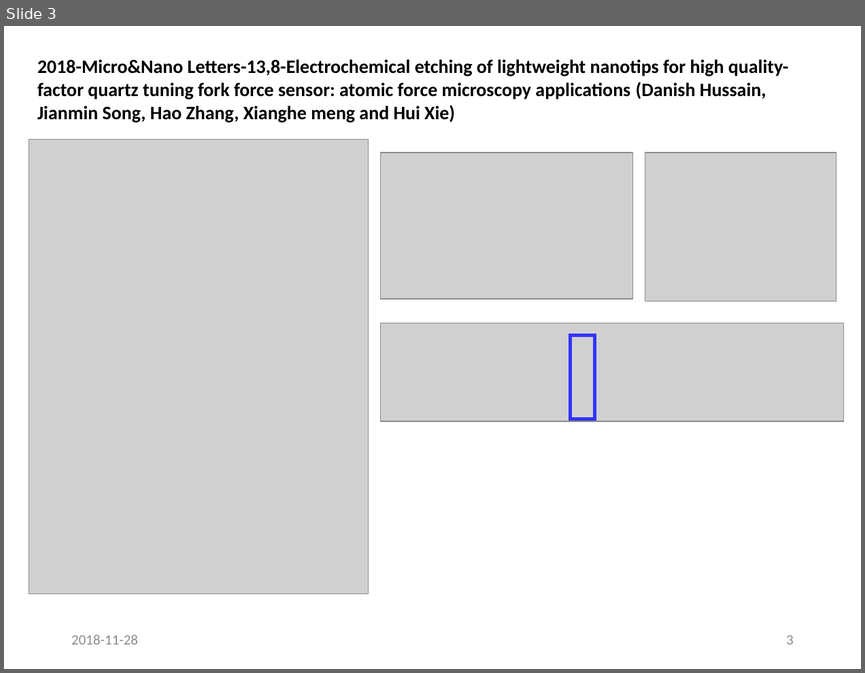
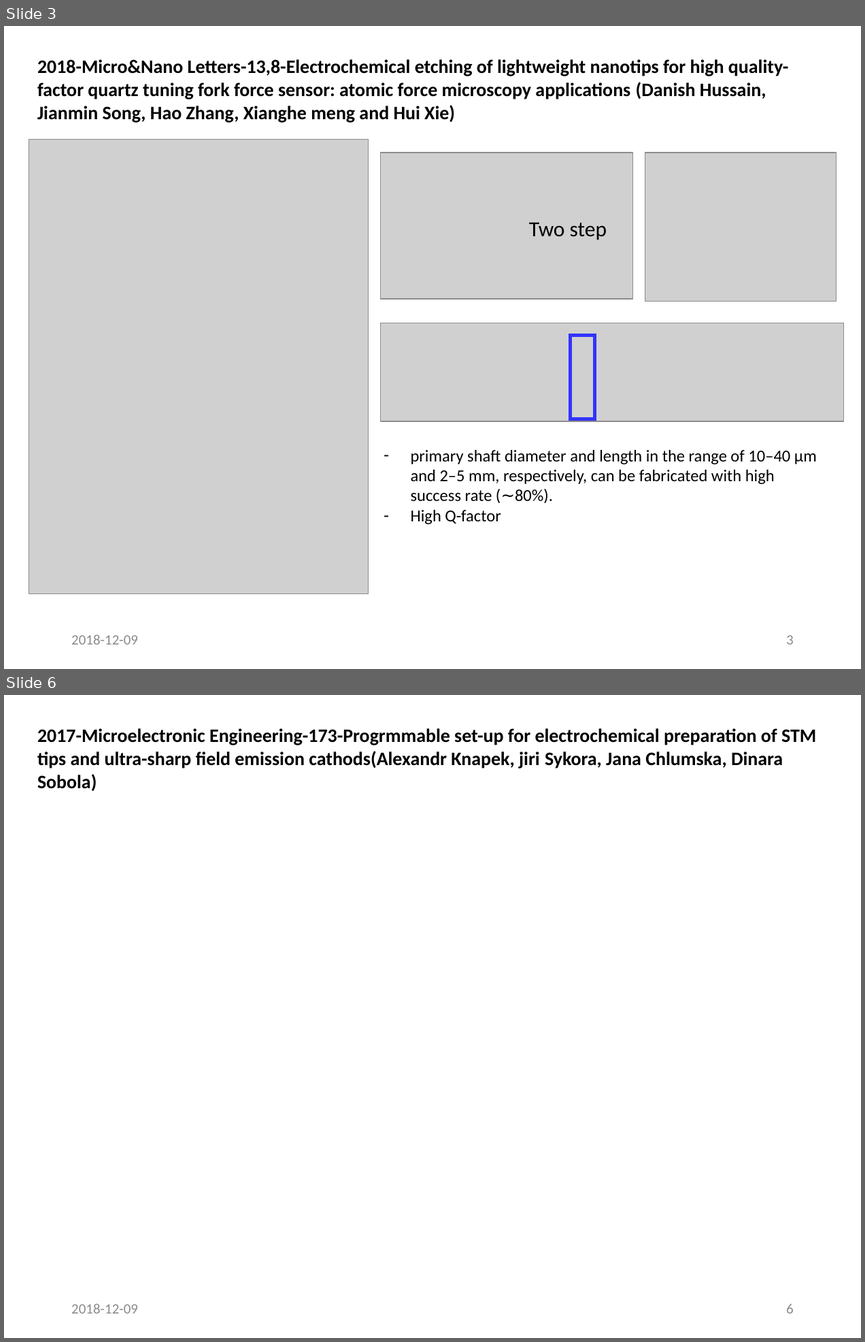
Before and after one commit to jglee96/NBTP_Lab, a slide deck: 랩미팅/201812/1812 W Tip 논문 정리 (Jong).pptx. Shown one above the other, each under a label of ours: slide 3 before the commit, slides 3 and 6 after it; the slides between them are not shown. The pictures are 865x673 and 865x1342 pixels, drawn with LibreOffice and Linux fonts; fonts in the diff are those of the drawing; grey boxes stand for pictures. Boxes give left, top, right and bottom in pixels: in the first picture for what was removed or moved away, otherwise in the second. Text is boxed around its words. In the diff, an @@ line names an element or a change of style, - is before the commit and + after.

```diff
--- a/랩미팅/201812/1812 W Tip 논문 정리 (Jong).pptx
+++ b/랩미팅/201812/1812 W Tip 논문 정리 (Jong).pptx
@@ slide 6 added at [4, 695, 861, 1338], background #FFFFFF @@
@@ text added at [37, 728, 816, 791], 16 pt, text #000000, bold @@
+2017-Microelectronic Engineering-173-Progrmmable set-up for electrochemical preparation of STM tips and ultra-sharp field emission cathods(Alexandr Knapek, jiri Sykora, Jana Chlumska, Dinara Sobola)
@@ text added at [71, 1304, 138, 1313], 12 pt, text #8C8C8C @@
+2018-12-09
@@ page number added at [786, 1304, 793, 1313], 12 pt, text #8C8C8C @@
+6
@@ slide 3 changed as well @@
@@ text added at [529, 222, 606, 240], 18 pt, text #000000 @@
+Two step
@@ text added at [411, 450, 817, 524], 14 pt, text #000000 @@
+– primary shaft diameter and length in the range of 10–40 μm and 2–5 mm, respectively, can be fabricated with high success rate (∼80%).
+– High Q-factor
@@ text at [71, 635, 138, 644]: text changed @@
-2018-11-28
+2018-12-09
```
Also in this commit, not shown: 4 other slides changed, 6 slides removed.
